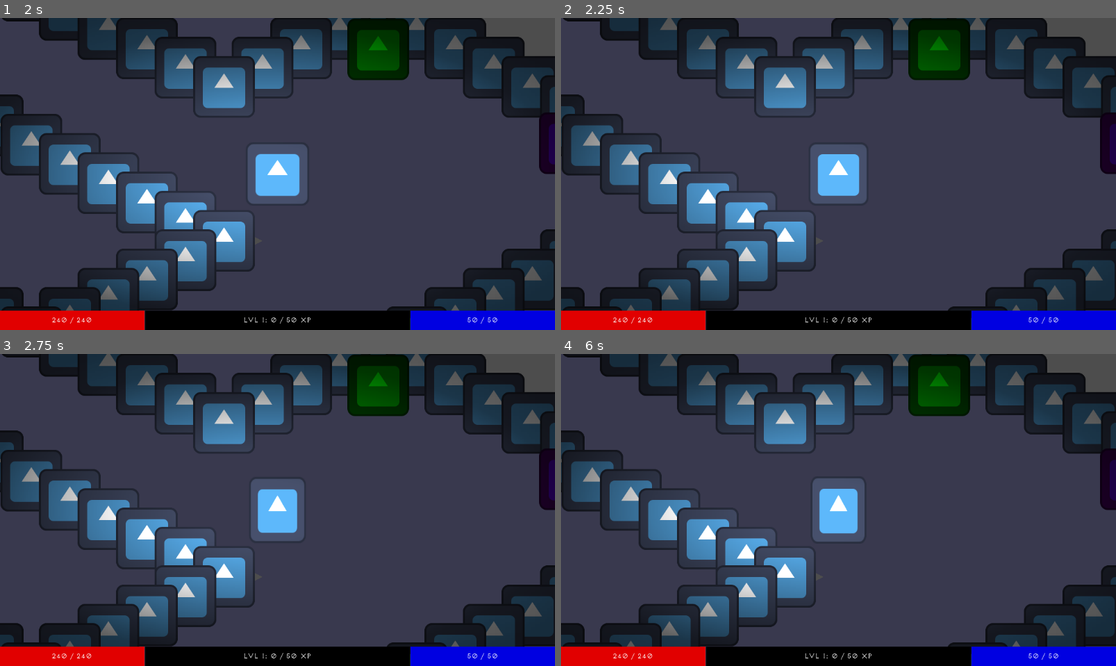
Above: before the commit, frames 1-4 (two rows, left to right).
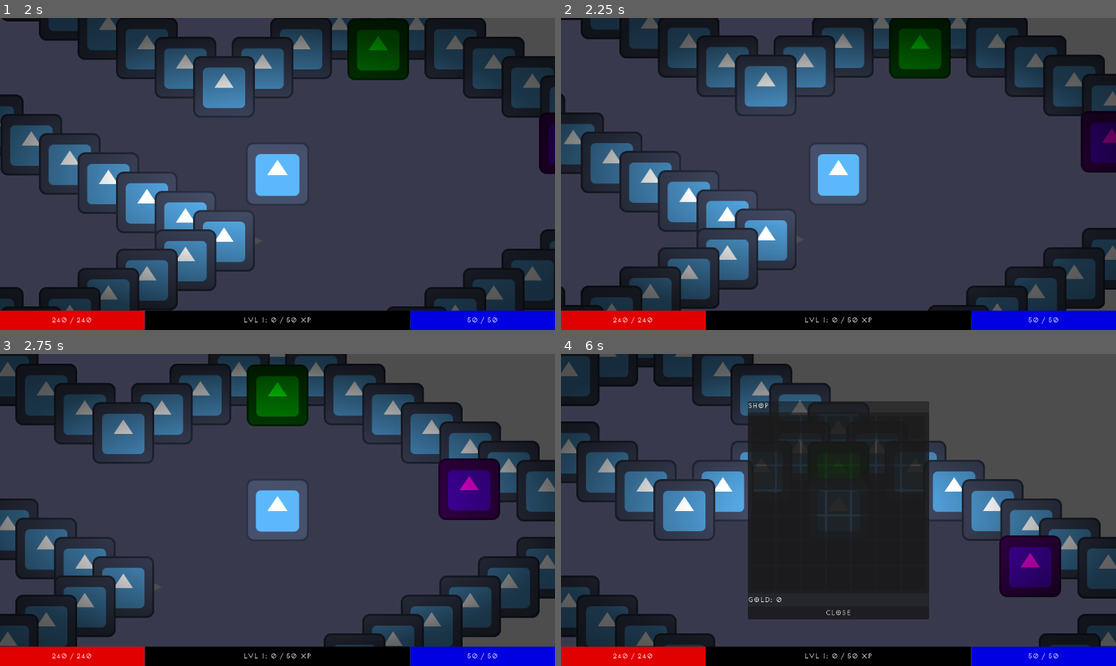
Above: after the commit, the same moments.

Repository: PietPadda/Godot_2D_ARPG
Game: Godot game, scene res://scenes/world/world.tscn
Two runs of this game, one before a commit and one after it. Both use one fixed random seed, a clock stepped at 60 frames per second and the inputs below. The engine's default icon, where the game draws it, is replaced by a stand-in: a white triangle on a blue panel in a dark square.
Inputs (mouse positions are in pixels of both pictures, inside the frame that each line leads up to):
- Up to frame 1 (2 s): click (27, 39) at 0.52 s; type "12" at 0.6 s; click "Host Game" at 1.25 s
- Up to frame 2 (2.25 s): tap Enter at 2 s; move the mouse to (960, 158) at 2.02 s; tap E (interact) at 2.1 s; click (960, 158) at 2.17 s
- Up to frame 3 (2.75 s): no input
- Up to frame 4 (6 s): move the mouse to (727, 525) at 2.77 s; click (727, 525) at 2.85 s; move the mouse to (894, 441) at 3.52 s; tap C (toggle_character_sheet) at 3.6, 5.85 s; click (894, 441) at 3.67 s; move the mouse to (810, 572) at 4.27 s; tap E (interact) at 4.35 s; click (810, 572) at 4.42 s; move the mouse to (1005, 556) at 5.02 s; press the mouse at (1005, 556) at 5.03 s; tap F2 (debug_respawn_enemies) at 5.75 s; move the mouse to (672, 463) at 5.77 s; release the mouse at (672, 463) at 5.78 s; click (672, 463) at 5.92 s

Frame 1 is identical in both runs. In frame 2, 24% of the frame differs, in the area x 0-100%, y 0-97%; in frame 3, 47%; in frame 4, 57%, in the area x 0-100%, y 0-100%.

Commit message:
fix(net): handle host movement locally to prevent RPC error

Diff:
--- a/scripts/core/grid_manager.gd
+++ b/scripts/core/grid_manager.gd
@@ -325,18 +325,29 @@
 @rpc("any_peer", "call_local")
 func server_player_request_tile(character_path: NodePath, requested_tile: Vector2i) -> void:
 	var character = get_node_or_null(character_path)
-	if not is_instance_valid(character): return
-
+	if not is_instance_valid(character):
+		return
+
+	# For the host, sender ID is 1. For remote clients, it's their unique ID.
 	var client_id = multiplayer.get_remote_sender_id()
 
 	# Our existing occupy_tile function is already atomic and perfect for this.
 	var success = occupy_tile(character, requested_tile)
 
 	if success:
-		# Approved. Tell the client they can proceed.
-		client_confirm_player_move.rpc_id(client_id, character_path, requested_tile)
+		# THE FIX: Check if the request came from the server itself (the host).
+		if client_id == 1:
+			# It's the host. Call the function directly instead of using an RPC.
+			var movement_component = character.get_node_or_null("GridMovementComponent")
+			if is_instance_valid(movement_component):
+				movement_component._execute_approved_move(requested_tile)
+		else:
+			# It's a remote client. Send the RPC as before.
+			# Approved. Tell the client they can proceed.
+			client_confirm_player_move.rpc_id(client_id, character_path, requested_tile)
 	else:
 		# Denied. Tell the client their path is blocked.
+		# This logic doesn't need to change, as a "Red Light" is always remote.
 		client_reject_player_move.rpc_id(client_id, character_path)
 
 # NEW RPC: Sent from the server to the client to confirm a move.
